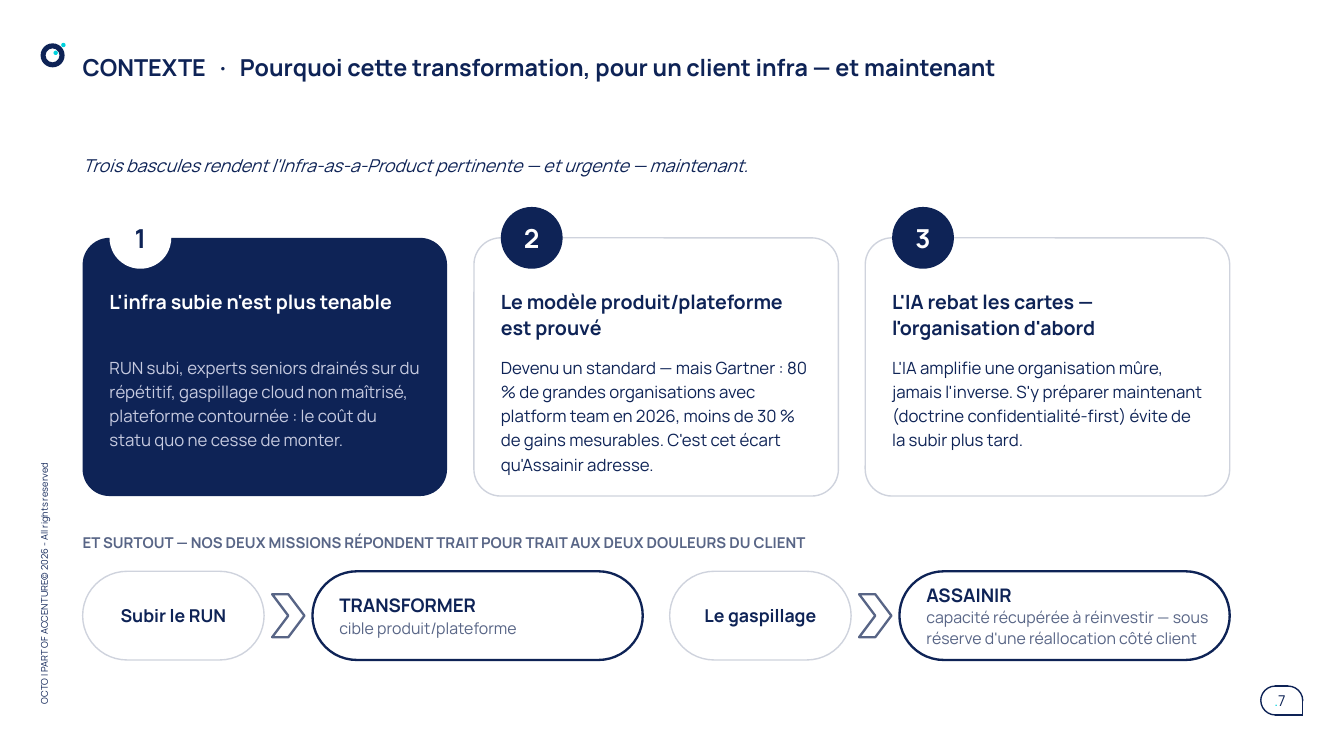
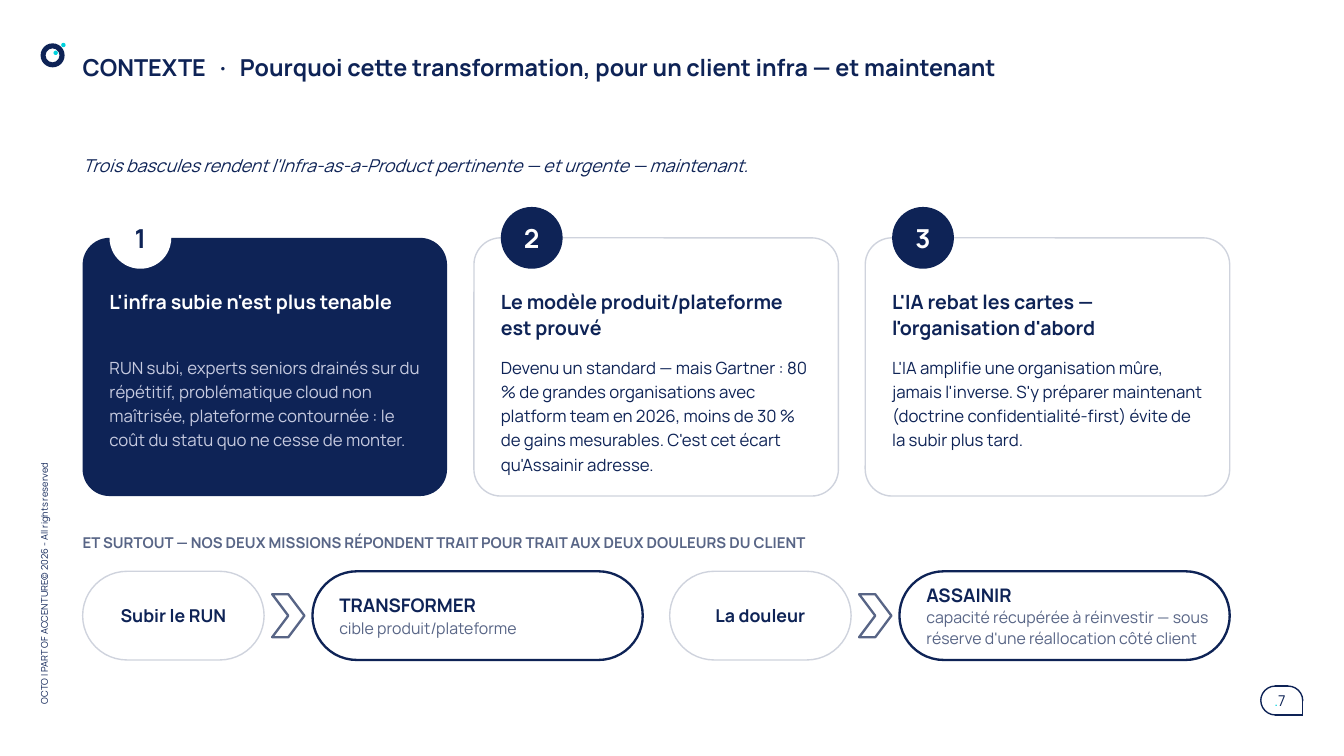
Before and after one commit to claudecamus-dot/Vscode3, a slide deck: slide 7 of docs/cadrage-ppt/bmad-iap-cadrage-synthese.pptx. Drawn at 1344x756 pixels with LibreOffice and Linux fonts; fonts in the diff are those of the drawing. Boxes give left, top, right and bottom in pixels: in the first picture for what was removed or moved away, otherwise in the second. Text is boxed around its words. In the diff, an @@ line names an element or a change of style, - is before the commit and + after.

```diff
--- a/docs/cadrage-ppt/bmad-iap-cadrage-synthese.pptx
+++ b/docs/cadrage-ppt/bmad-iap-cadrage-synthese.pptx
@@ text at [109,361,420,450]: text changed @@
-RUN subi, experts seniors drainés sur du répétitif, gaspillage cloud non maîtrisé, plateforme contournée : le coût du statu quo ne cesse de monter.
+RUN subi, experts seniors drainés sur du répétitif, problématique cloud non maîtrisée, plateforme contournée : le coût du statu quo ne cesse de monter.
@@ text at [715,609,806,623]: text changed @@
-Le gaspillage
+La douleur
```
Also in this commit, not shown: 16 other slides changed, 3 other files.
